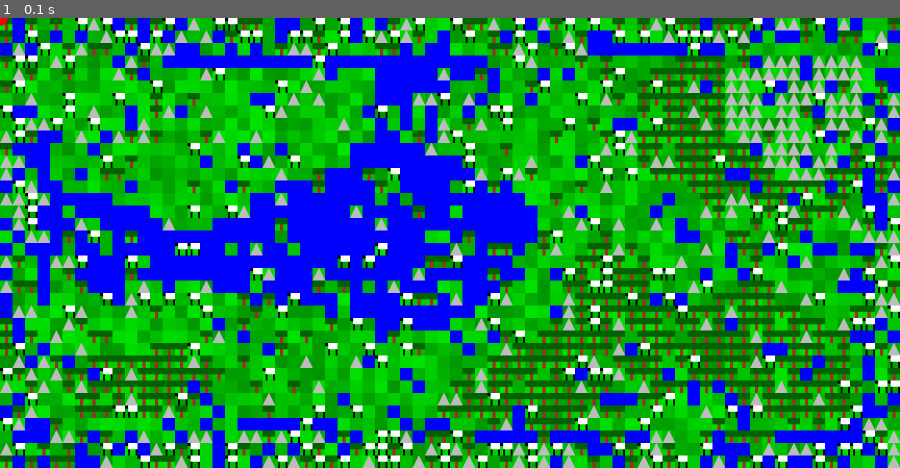
Above: before the commit, frame 1.
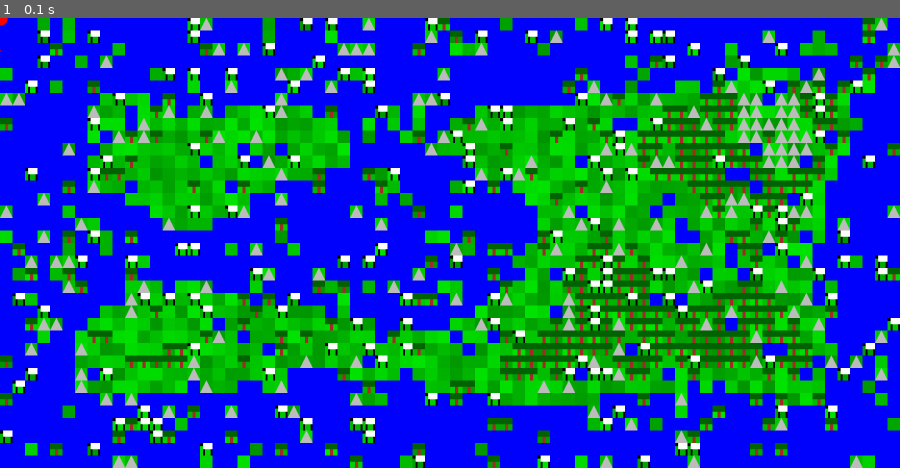
Above: after the commit, the same moment.

Repository: briankardon/GenesisIsland
Game: pygame game, started from genisis_island.py
Two runs of this game, one before a commit and one after it. Both use one fixed random seed, a clock stepped at 60 frames per second and the inputs below.
Inputs:
- Up to frame 1 (0.1 s): no input

The runs differ from the first frame. In frame 1, 34% of the frame differs, in the area x 0-100%, y 0-100%.

Commit message:
Bugfix - islandify now works better
No more uint wrap around, better depth profiles, added height range clamping

Diff:
--- a/MapTools.py
+++ b/MapTools.py
@@ -9,11 +9,12 @@
     return mask
 
 def center_crop(array, new_shape):
+    # Crop a 2D array to the new shape symmetrically
     start = (np.array(array.shape) - new_shape) // 2
     end = start + new_shape
     return array[start[0]:end[0], start[1]:end[1]]
 
-def islandify(map, sea_level, sea_width):
+def islandify(map, sea_level, sea_width, min_value=None, max_value=None):
     """Alter an existing map to add a sea border around the perimeter
 
     Args:
@@ -21,27 +22,50 @@
         sea_level (numerical): The map height level to consider to be "sea
             level".
         sea_width (int): Average desired width of the sea border.
+        min_value (float): Min value to clamp output map to, or None for no
+            clamping
+        max_value (float): Max value to clamp output map to, or None for no
+            clamping
 
     Returns:
         type: 2D numpy array, although the map is also altered in place.
 
     """
+    # Store original data type so it can be restored later
     original_dtype = map.dtype
-    average_height = map.mean()
-    max_height = map.max() + 1
+    # Get min and max height of map
+    min_height = map.min()
+    max_height = map.max()
+    # Initialize a map of the sea alteration
     sea_map = np.zeros(map.shape, dtype='float')
+    # Set up three bands of depth
     width1 = int(0.5*sea_width)
     width2 = int(1.0*sea_width)
     width3 = int(1.5*sea_width)
-    height1 = sea_level - max_height
-    height2 = min([2*(sea_level - average_height), height1])
+    height1 = sea_level - max_height*2
+    height2 = sea_level - max_height
     height3 = 0
+    # Set outer band to the deepest height
     sea_map[:] = height1
+    # Set second band to the second height
     sea_map[width1:-width1, width1:-width1] = height2
+    # Set third band to the third height
     sea_map[width2:-width2, width2:-width2] = height3
+    # Smooth bands so they blend gradually
     sea_map = gaussian_filter(sea_map, (width1, width1), mode='wrap')
+    # Add sea map to original map
+    map = map.astype('float') + sea_map
 
-    map = (map.astype('float') + sea_map).astype(original_dtype)
+    if min_value is not None:
+        # Clamp map to the original minimum
+        map[map < min_value] = min_value
+    if max_value is not None:
+        # Clamp map to the original maximum
+        map[map > max_value] = max_value
+
+
+    # Convert map back to original data type
+    map = map.astype(original_dtype)
     return map
 
 
@@ -65,14 +89,17 @@
     # Generate a random heightmap using the diamond-square algorithm
     rng = np.random.default_rng()
 
+    # Create the two averaging kernels
     square_kernel = np.zeros((2, 2)) + 0.25
     diamond_kernel = np.zeros((3, 3))
     diamond_kernel[[1, 0, 2, 1], [0, 1, 1, 2]] = 0.25
 
+    # Calculate some relevant values
     max_side = max(size)
     power = int(np.ceil(np.log2(max_side-1)))
     side = int(2**power + 1)
-    map = np.zeros((side, side))
+    # Initialize the map
+    map = np.zeros((side, side), dtype='float')
     # Initialize map corners
     map[::2**power, ::2**power] = rng.random((2,2))
     # map = np.reshape(range(side*side), (side, side))
@@ -92,33 +119,46 @@
         mask = make_diamond_mask(subpow+1)
         averages[mask] = 0
         map[::halfstep, ::halfstep] += averages
+    # Blur to remove artifacts
     map = gaussian_filter(map, (blur_size, blur_size), mode='wrap')
+    # Center crop to get correct output size
     map = center_crop(map, size)
+    # Rescale values to desired range
     map_max = map.max()
     map_min = map.min()
     mapRange = map_max-map_min
     new_range = max_value-min_value
     map = (map - map_min) * (new_range / mapRange) + min_value
+    # Convert to integer, if desired
     if integer:
-        return map.astype('uint8')
+        return map.astype('int')
     else:
         return map
 
 if __name__ == '__main__':
-    map = make_map((800, 600), blur_size=12, max_value=1, integer=False)
-    print(map.min(), map.mean(), map.max())
+    # Demo
 
-
-    map = make_map((800, 600), blur_size=12, max_value=255, integer=True)
+    # Create a map
+    map = make_map((800, 600), blur_size=12, max_value=255, min_value=50, integer=True).astype('uint8')
+    # Assign some nice terrain-ish colors
     map3 = np.zeros(map.shape+(3,), dtype='uint8')
     map3[:, :, 0] = (map < 150) * map
     map3[:, :, 1] = (map >= 150) * map
+    map3[:, :, 0] += (map >= 220) * map
+    map3[:, :, 2] += (map >= 220) * map
+    # Show the map
     cv2.imshow('map', map3)
     cv2.waitKey(0)
-    map = islandify(map, 150, 100)
+    # Island-ify the map
+    map = islandify(map, 150, 50, max_value=255, min_value=50)
+    # Assign nice colors again
     map3 = np.zeros(map.shape+(3,), dtype='uint8')
     map3[:, :, 0] = (map < 150) * map
     map3[:, :, 1] = (map >= 150) * map
+    map3[:, :, 0] += (map >= 220) * map
+    map3[:, :, 2] += (map >= 220) * map
+    # Show the island-ified map
     cv2.imshow('map', map3)
     cv2.waitKey(0)
+    # Quit
     cv2.destroyAllWindows()
--- a/genisis_island.py
+++ b/genisis_island.py
@@ -69,8 +69,7 @@
 tiles = pygame.sprite.Group()
 first=1
 map=make_map((72,36), blur_size=3, max_value=1, integer=False)
-toisland=map
-map=islandify(toisland, 0.25, 2)
+map=islandify(map, 0.25, 5, min_value=-0.25, max_value=1)
 for bleh in range(72):
     board.append([])
     for bluh in range(36):
@@ -79,7 +78,7 @@
         dotrees=1
         dosheep=1
         dowater=1
-        if map[bleh,bluh]>0 and map[bleh,bluh]<0.25:
+        if map[bleh,bluh]<0.25:
             dowater=15
         elif map[bleh,bluh]>0.25 and map[bleh,bluh]<0.5:
             dograss=10
